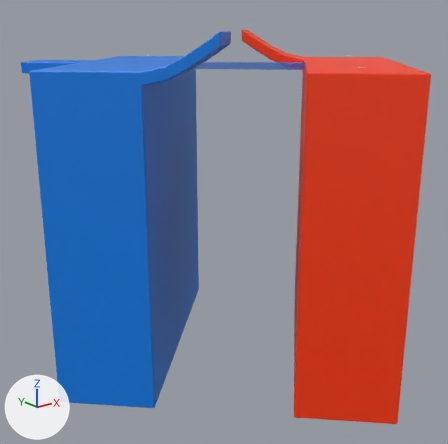
The glTF model public/assets/levels/level-04.glb as it was, and as the next commit left it.
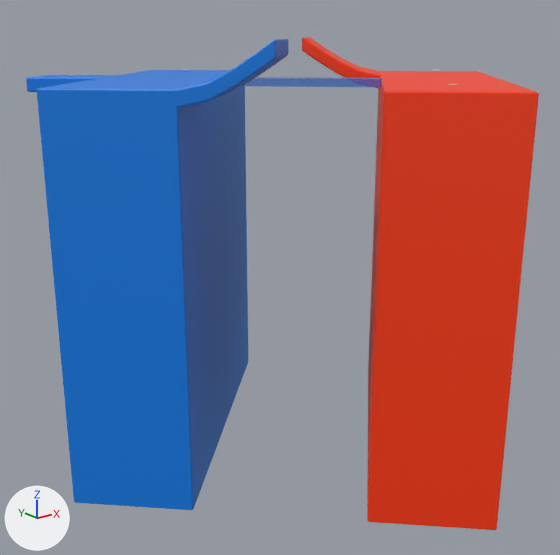
The first picture shows the older version from a camera (50 mm lens) standing at (-135.3, -162.1, 10.5) and looking at (-7.0, -1.8, -53.6). The close-ups show the older and then the newer version on the part from 0% to 100% of the width and 0% to 100% of the height of that picture. Only the edits that show in the close-ups are written down. The axes (+X, +Y, +Z) are drawn at lower left. The lights are the same throughout. Objects named as collision shapes, trigger or cutter boxes, shadow casters or lower levels of detail are left out. Where no turn or scale is listed for an object, it has been applied to the vertices. Vertices at exactly the same position are counted once.
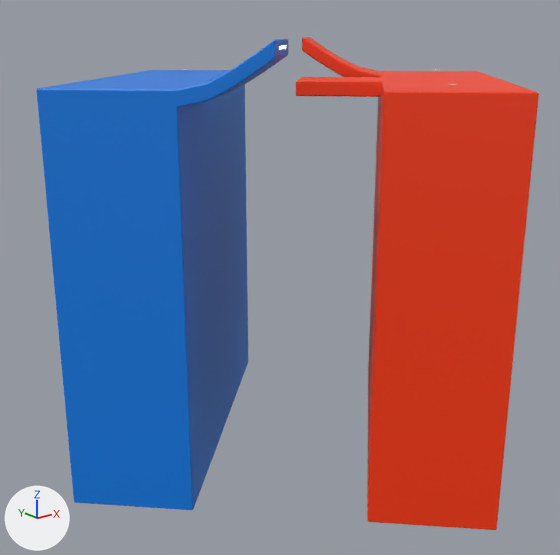
Boxes (x1, y1, x2, y2) around the edits, measured in the close-ups (560 x 555 px):
'Cube.002', reshaped
    before: (26, 39, 288, 510)
    after: (37, 39, 288, 510)
'Cube.001', reshaped
    before: (302, 37, 539, 530)
    after: (296, 37, 539, 530)
'Cube.003', deleted
    before: (242, 77, 382, 87)
part 1 of me_cube, added
    after: (296, 75, 536, 514)
part 2 of me_cube_001, cut back
    before: (26, 70, 220, 92)
    after: (86, 70, 220, 82)

The change, as a diff of the scene's bpy script:
```diff
--- a/public/assets/levels/level-04.glb.py
+++ b/public/assets/levels/level-04.glb.py
@@ me_cube @@
 # used by ob_cube_001; location = (2.8, -6.7, -15.5)
-me_cube.from_pydata(...)  # 81 vertices, 158 faces; spans x -21.3..64.4, y -64.4..36.8, z -85.6..25.3
+me_cube.from_pydata(...)  # 139 vertices, 274 faces; spans x -21.3..64.4, y -64.4..36.8, z -85.6..25.3
+# me_cube part 1: 58 vertices added at x -19.3..37.4, y -62.5..8.8, z -85.6..15.2
 me_cube.materials.append(mat_material)
@@ me_cube_001 @@
 # used by ob_cube_002; location = (-5.6, 1.6, -15.5)
-me_cube_001.from_pydata(...)  # 127 vertices, 250 faces; spans x -64.4..21.3, y -35.8..64.4, z -85.6..25.1
+me_cube_001.from_pydata(...)  # 101 vertices, 198 faces; spans x -64.4..21.3, y -35.8..64.4, z -85.6..25.1
+# me_cube_001 part 2
+# 31 vertices are removed from x -49.6..-24.6, y 29.1..54.1, z 11.3..15.2
+# 72 faces are deleted
+# 1 vertex moves from x -35.5, y 29.1, z 14.9 to x -35.4, y 29.3, z 14.9
+# 5 vertices are added at (-24.8, 39.9, 11.5), (-24.8, 39.9, 14.9), (-24.6, 39.7, 15.2), (-35.4, 29.3, 11.5), (-35.2, 29.1, 15.2)
+# 20 new faces join them
 me_cube_001.materials.append(mat_material_001)
@@ ob_cube_003 @@
-ob_cube_003 = bpy.data.objects.new('Cube.003', me_cube_003)
-ob_cube_003.location = (0.0, 0.0, -1.4)
-ob_cube_003.rotation_euler = (3.142, 0.0, -0.785)  # degrees (180, 0, -45)
-ob_cube_003.scale = (-25.9, -3.26, -1.0)
```
